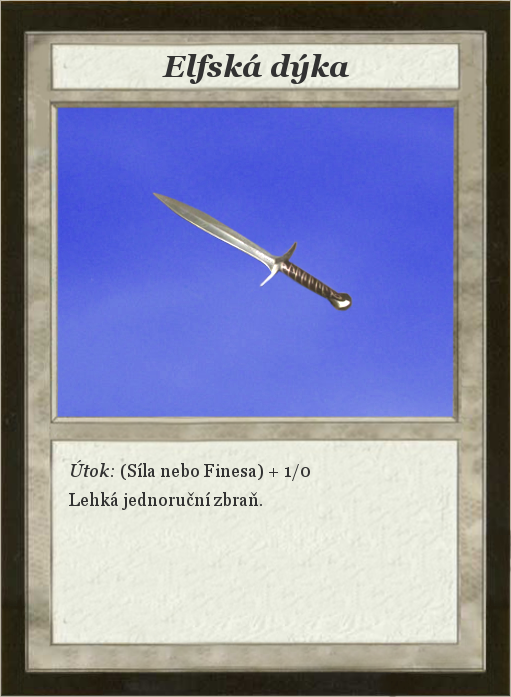
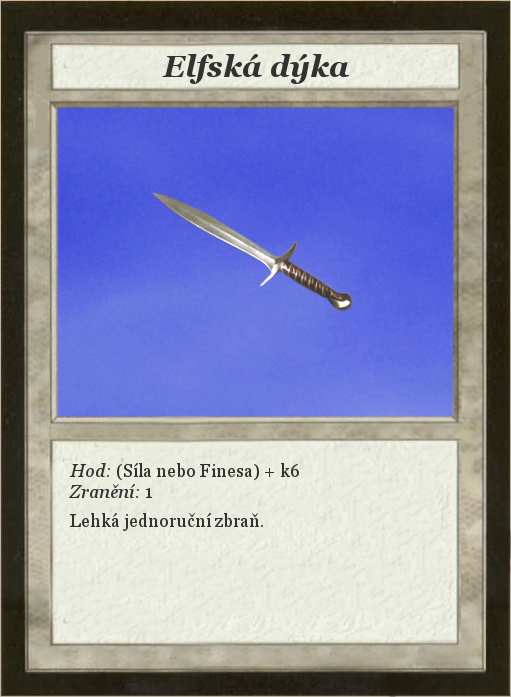
Layer changes from the first 511 x 697 image to the second:
renamed "Útok: (Síla nebo Finesa) + 1/0..." to "Hod: (Síla nebo Finesa) + k6 ...", painted on it over [69, 460, 310, 531]
